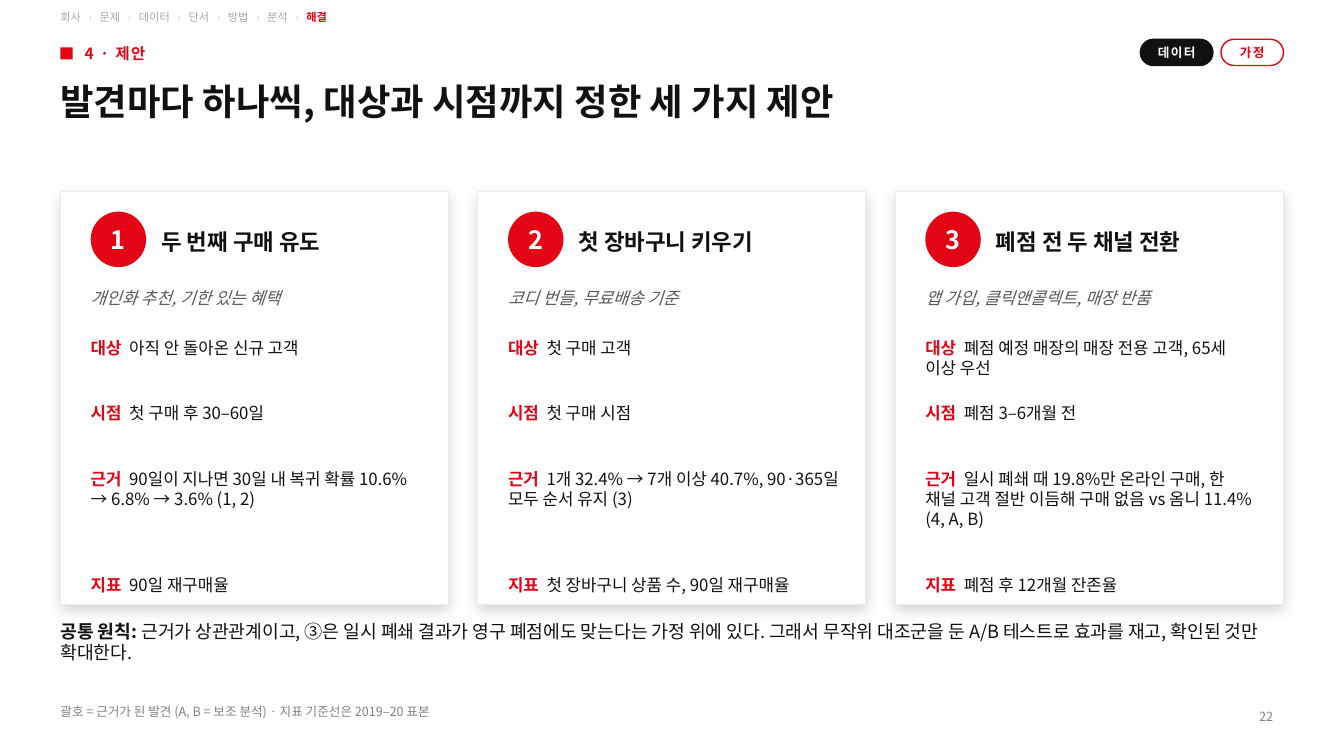
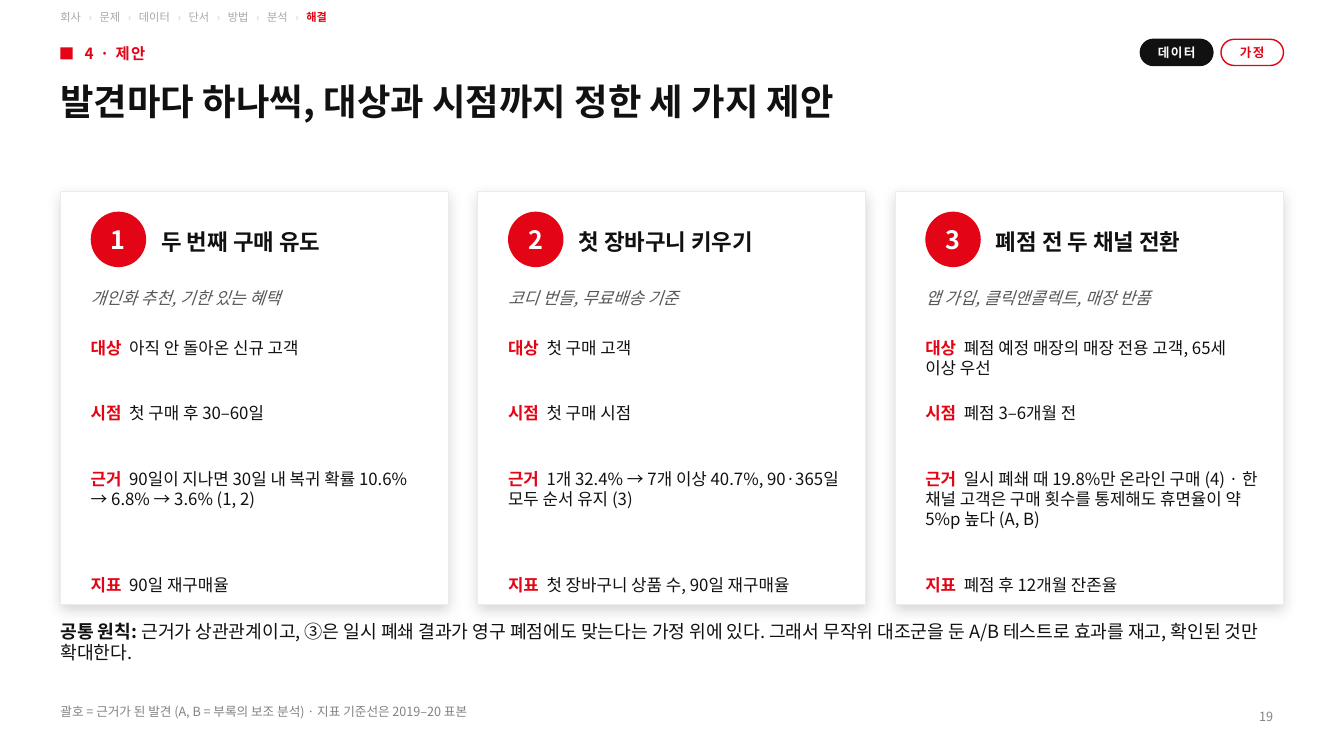
Before and after one commit to underthesun7213/social-data, a slide deck: slide 19 of presentation/hm_retention_deck_ko.pptx (slide 22 before the commit). Drawn at 1344x756 pixels with LibreOffice and Linux fonts; fonts in the diff are those of the drawing. Boxes give left, top, right and bottom in pixels: in the first picture for what was removed or moved away, otherwise in the second. Text is boxed around its words. In the diff, an @@ line names an element or a change of style, - is before the commit and + after.

```diff
--- a/presentation/hm_retention_deck_ko.pptx
+++ b/presentation/hm_retention_deck_ko.pptx
@@ text at <box>925,471,1257,529</box>: text changed @@
-근거 일시 폐쇄 때 19.8%만 온라인 구매, 한 채널 고객 절반 이듬해 구매 없음 vs 옴니 11.4% (4, A, B)
+근거 일시 폐쇄 때 19.8%만 온라인 구매 (4) · 한 채널 고객은 구매 횟수를 통제해도 휴면율이 약 5%p 높다 (A, B)
@@ text at <box>60,705,467,718</box>: text changed @@
-괄호 = 근거가 된 발견 (A, B = 보조 분석) · 지표 기준선은 2019–20 표본
+괄호 = 근거가 된 발견 (A, B = 부록의 보조 분석) · 지표 기준선은 2019–20 표본
@@ page number at <box>1259,711,1273,721</box>: text changed @@
-22
+19
```
Also in this commit, not shown: 19 other slides changed, 1 slide added, 4 other files.
